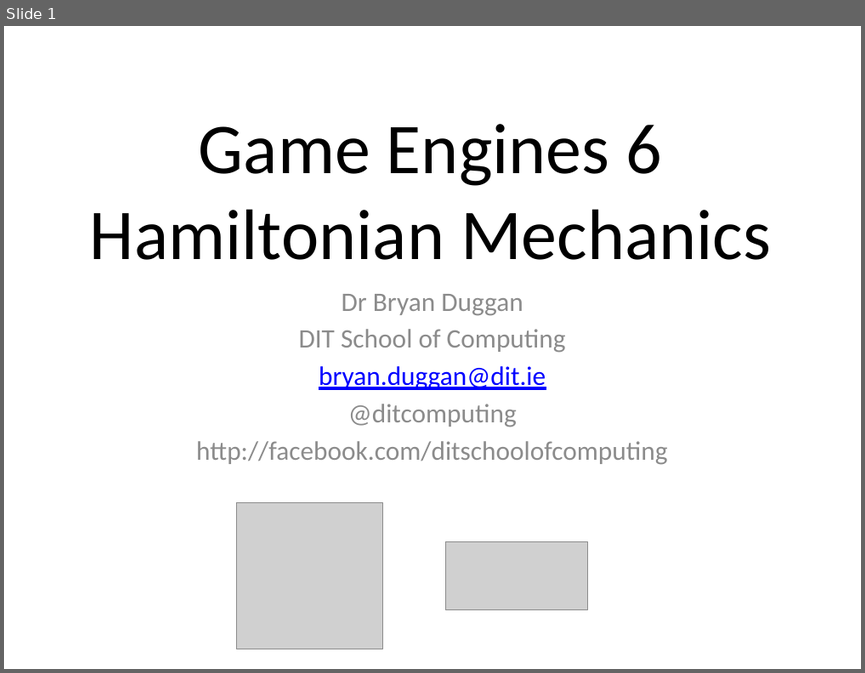
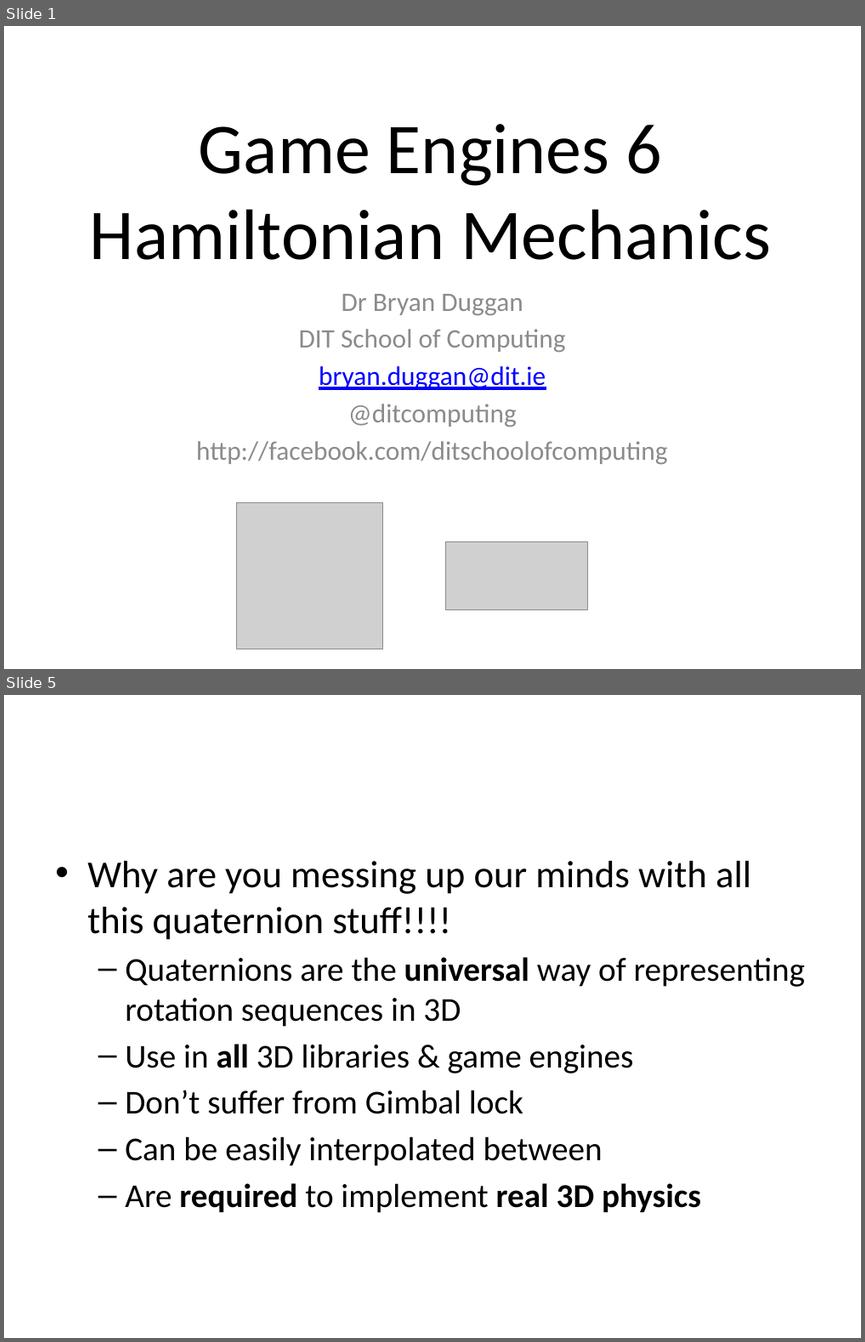
Before and after one commit to skooter500/BGE-V1, a slide deck: Lectures/Game Engines 7.pptx. Shown one above the other, each under a label of ours: slide 1 before the commit, slides 1 and 5 after it; the slides between them are not shown. The pictures are 865x673 and 865x1342 pixels, drawn with LibreOffice and Linux fonts; fonts in the diff are those of the drawing; grey boxes stand for pictures; background and template pictures are left out. Boxes give left, top, right and bottom in pixels: in the first picture for what was removed or moved away, otherwise in the second. Text is boxed around its words. In the diff, an @@ line names an element or a change of style, - is before the commit and + after.

```diff
--- a/Lectures/Game Engines 7.pptx
+++ b/Lectures/Game Engines 7.pptx
@@ slide 5 added at box(4, 695, 861, 1338), background #FFFFFF @@
@@ text added at box(87, 861, 806, 1213), 28 pt, text #000000 @@
+• Why are you messing up our minds with all this quaternion stuff!!!!
+  – Quaternions are the universal way of representing rotation sequences in 3D
+  – Use in all 3D libraries & game engines
+  – Don’t suffer from Gimbal lock
+  – Can be easily interpolated between
+  – Are required to implement real 3D physics
```
Also in this commit, not shown: 18 other slides added, 1 other file.
